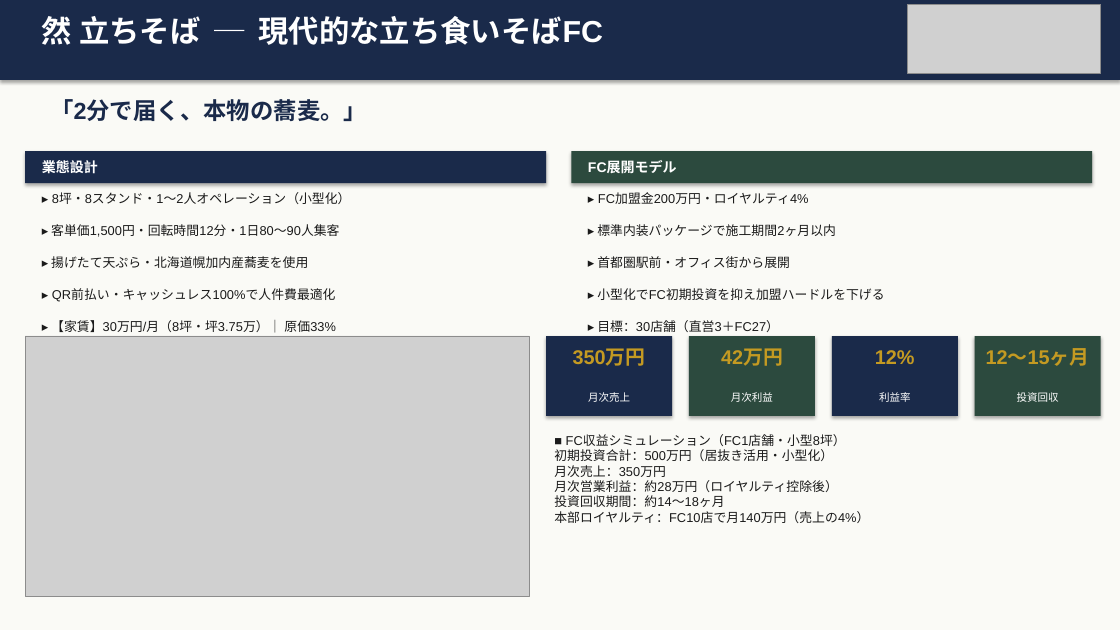
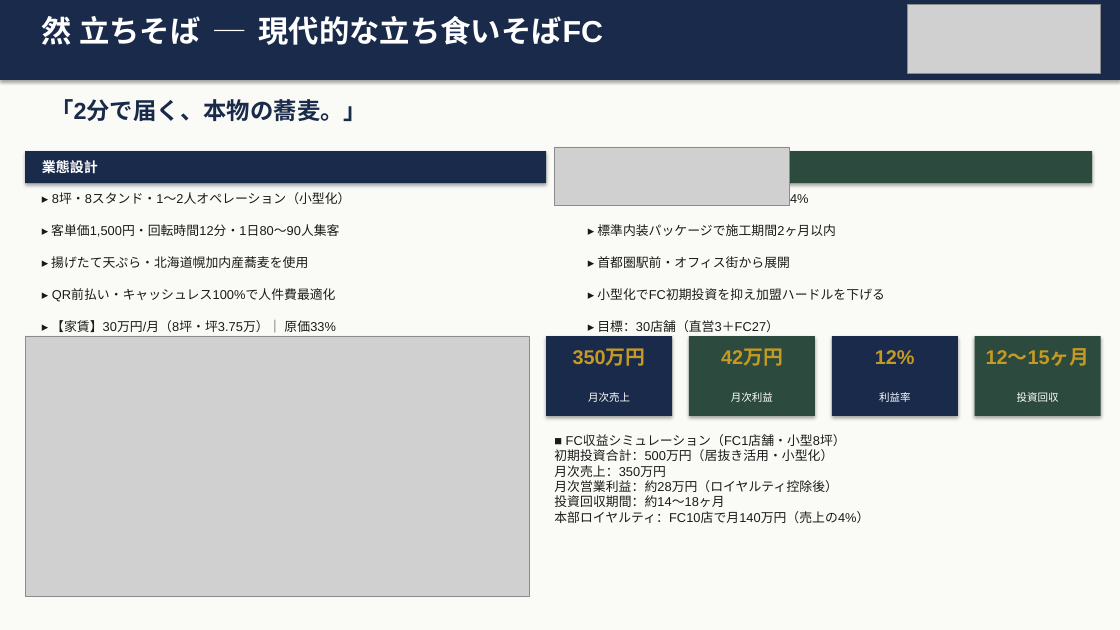
Before and after one commit to hunkotusaisinryo-lab/test-repo, a slide deck: slide 7 of zen/07_融資・投資家資料/然グループ_統合ピッチデッキ_強化版.pptx. Drawn at 1120x630 pixels with LibreOffice and Linux fonts; fonts in the diff are those of the drawing; grey boxes stand for pictures. Boxes give left, top, right and bottom in pixels: in the first picture for what was removed or moved away, otherwise in the second. Text is boxed around its words. In the diff, an @@ line names an element or a change of style, - is before the commit and + after.

```diff
--- a/zen/07_融資・投資家資料/然グループ_統合ピッチデッキ_強化版.pptx
+++ b/zen/07_融資・投資家資料/然グループ_統合ピッチデッキ_強化版.pptx
@@ picture added at (555,147,790,206) @@
@@ text removed at (588,161,677,173) @@
-FC展開モデル
```
Also in this commit, not shown: 3 other slides changed, 5 other files.
